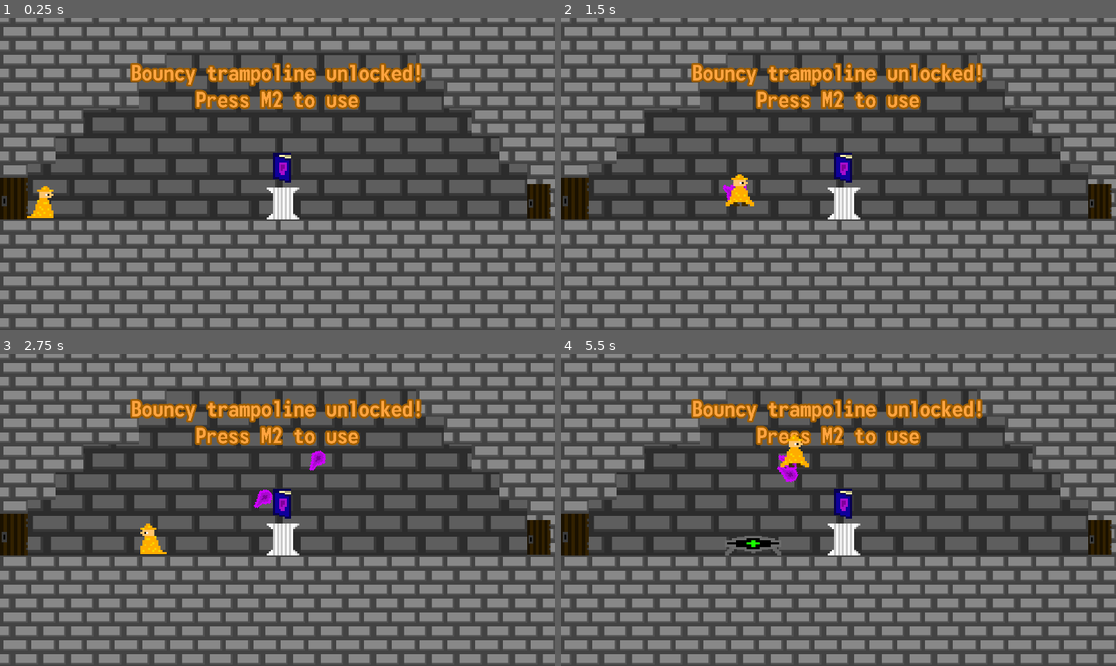
Above: before the commit, frames 1-4 (two rows, left to right).
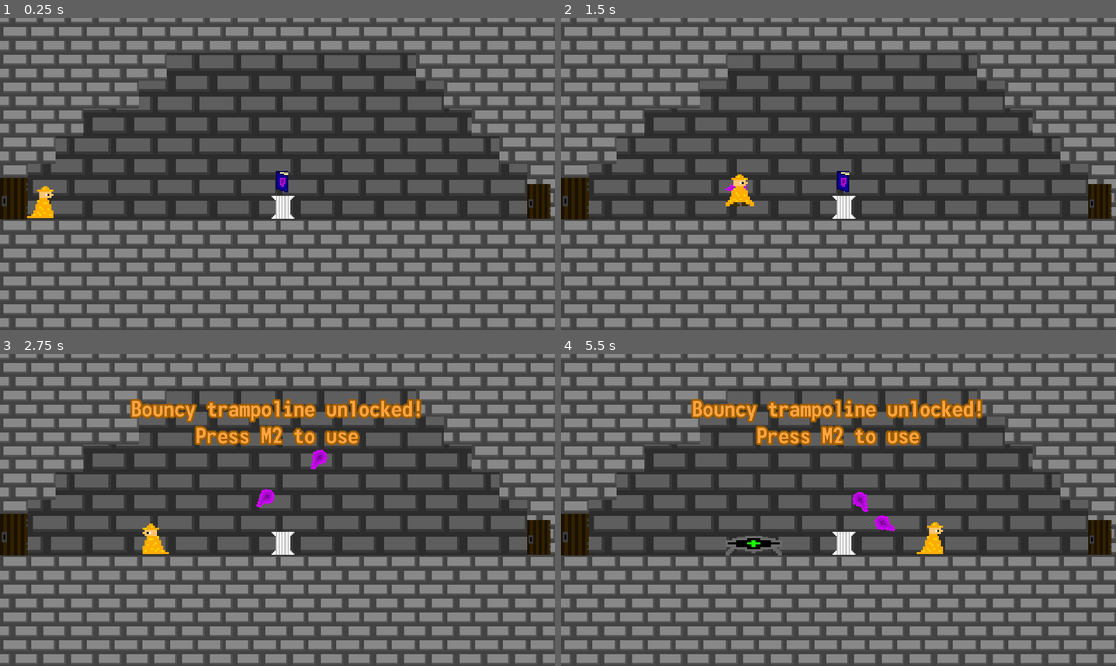
Above: after the commit, the same moments.

Repository: Gplayer128/Bouncemancer
Game: Godot game, scene res://Scenes/level6.tscn
The game is run twice, just before and just after one commit, with the same random seed, the same clock (stepped at 60 frames per second) and the same inputs. This scene is started directly instead of the project's main scene.
Inputs (mouse positions are in pixels of both pictures, inside the frame that each line leads up to):
- Up to frame 1 (0.25 s): no input
- Up to frame 2 (1.5 s): tap M at 0.5, 1.25 s; move the mouse to (960, 158) at 0.52 s; hold 1 (1) 0.53-1.28 s; hold D (right) from 0.53 s (still down); click (960, 158) at 0.67 s; tap Space (jump) at 0.77 s; tap 2 (2) at 0.8, 1.35 s; move the mouse to (727, 189) at 1.27 s
- Up to frame 3 (2.75 s): tap Space (jump) at 1.52 s; tap 1 (1) at 1.55 s; tap M at 2 s; move the mouse to (333, 441) at 2.02 s; release D (right) at 2.03 s; hold A (left) from 2.03 s (still down); hold 1 (1) from 2.03 s (still down); tap 2 (2) at 2.3 s
- Up to frame 4 (5.5 s): tap M at 2.75, 3.5, 4.25 s; move the mouse to (810, 572) at 2.77 s; release A (left) at 2.78 s; release 1 (1) at 2.78 s; hold D (right) 2.78-4.28 s; tap 2 (2) at 2.85, 5.3 s; click (810, 572) at 2.92 s; tap Space (jump) at 3.02, 3.77, 4.52 s; tap 1 (1) at 3.05, 4.55 s; move the mouse to (1005, 556) at 3.52 s; hold 2 (2) 3.53-4.28 s; tap Alt at 3.6 s; move the mouse to (672, 463) at 4.27 s; hold A (left) 4.28-5.03 s; tap Shift at 4.35 s; move the mouse to (866, 510) at 5.02 s; hold D (right) from 5.03 s (still down); hold 1 (1) from 5.03 s (still down); click (866, 510) at 5.17 s

The runs differ from the first frame. In frame 1, 4.1% of the frame differs, in the area x 23-76%, y 14-65%; in frame 2, 4.1%; in frame 3, 0.9%; in frame 4, 1.6%.

Commit message:
m2_impement

Diff:
--- a/Scenes/level1.tscn
+++ b/Scenes/level1.tscn
@@ -1,6 +1,7 @@
 [gd_scene format=4 uid="uid://bhs4xchw0kadu"]
 
 [ext_resource type="Texture2D" uid="uid://bnwj8oeif0gl" path="res://Assets/brick_wall.png" id="1_c5erv"]
+[ext_resource type="Script" uid="uid://cf4ppmat8gics" path="res://Scenes/level_1.gd" id="1_jgkgd"]
 [ext_resource type="Texture2D" uid="uid://cs8jsqkevcvtg" path="res://Assets/cracked_brick.png" id="2_didp7"]
 [ext_resource type="Texture2D" uid="uid://crf8dt0sdv0jh" path="res://Assets/background.png" id="2_lyd6k"]
 [ext_resource type="Texture2D" uid="uid://c7550o7buqgpy" path="res://Assets/door.png" id="3_didp7"]
@@ -51,6 +52,7 @@
 [sub_resource type="Theme" id="Theme_bs12r"]
 
 [node name="level1" type="Node2D" unique_id=490043751]
+script = ExtResource("1_jgkgd")
 
 [node name="Node" type="Node" parent="." unique_id=1489354867]
 
--- a/Scenes/level5.tscn
+++ b/Scenes/level5.tscn
@@ -66,7 +66,7 @@
 [sub_resource type="RectangleShape2D" id="RectangleShape2D_eknwm"]
 size = Vector2(6, 16)
 
-[node name="level1" type="Node2D" unique_id=490043751]
+[node name="level2" type="Node2D" unique_id=490043751]
 position = Vector2(0, -263)
 
 [node name="Node" type="Node" parent="." unique_id=1489354867]
@@ -87,7 +87,7 @@
 z_index = 100
 position = Vector2(143, 344)
 
-[node name="TileMapLayer" type="TileMapLayer" parent="Node" unique_id=320689719]
+[node name="TileMapLayer" type="TileMapLayer" parent="Node" unique_id=320689719 groups=["WALLS"]]
 position = Vector2(0, -263)
 scale = Vector2(6, 6)
 tile_map_data = PackedByteArray("AAAAAAIABQAAAAAAAAAAAAMABQAAAAAAAAAAAAQABQAAAAAAAAAAAAUABQAAAAAAAAAAAAcABQAAAAAAAAAAAA …(2528 unchanged characters)…
@@ -104,6 +104,7 @@
 z_index = 4096
 position = Vector2(1819.9999, 904)
 rotation = 0.0
+next_scene = "res://Scenes/level6.tscn"
 
 [node name="StaticBody2D" type="StaticBody2D" parent="." unique_id=2072758631]
 script = ExtResource("10_o74cx")
--- a/Scenes/level6.tscn
+++ b/Scenes/level6.tscn
@@ -8,7 +8,6 @@
 [ext_resource type="Texture2D" uid="uid://crf8dt0sdv0jh" path="res://Assets/background.png" id="6_q8la5"]
 [ext_resource type="PackedScene" uid="uid://bh4inugiarp1c" path="res://level_exit.tscn" id="7_25f8e"]
 [ext_resource type="Script" uid="uid://dsv2n80y0fmdq" path="res://Scenes/static_body_2d.gd" id="8_ypqhe"]
-[ext_resource type="Script" uid="uid://dmldcg6au7f34" path="res://Scenes/key.gd" id="10_h7yc4"]
 [ext_resource type="Texture2D" uid="uid://1qqelcr5i8yl" path="res://Assets/pillar.png" id="10_tw4yl"]
 [ext_resource type="FontFile" uid="uid://dfxpq7tb1n75" path="res://Assets/monofonto/monofonto rg.otf" id="11_k6lm4"]
 [ext_resource type="Texture2D" uid="uid://ck6m2edj775r2" path="res://Assets/tome.png" id="12_hkip3"]
@@ -59,14 +58,14 @@
 sources/1 = SubResource("TileSetAtlasSource_ng020")
 
 [sub_resource type="RectangleShape2D" id="RectangleShape2D_aqodw"]
-size = Vector2(113, 112)
+size = Vector2(77, 82)
 
 [sub_resource type="RectangleShape2D" id="RectangleShape2D_5jbms"]
 size = Vector2(219, 193)
 
 [sub_resource type="Theme" id="Theme_q8la5"]
 
-[node name="level1" type="Node2D" unique_id=490043751]
+[node name="level2" type="Node2D" unique_id=490043751]
 position = Vector2(0, -263)
 
 [node name="Node" type="Node" parent="." unique_id=1489354867]
@@ -109,23 +108,18 @@
 script = ExtResource("8_ypqhe")
 
 [node name="CollisionShape2D" type="CollisionShape2D" parent="StaticBody2D" unique_id=510245116]
-position = Vector2(978.5, 903)
+position = Vector2(978.5, 918)
 shape = SubResource("RectangleShape2D_aqodw")
 
 [node name="Area2D" type="Area2D" parent="StaticBody2D" unique_id=190833107]
 
 [node name="CollisionShape2D2" type="CollisionShape2D" parent="StaticBody2D/Area2D" unique_id=1456096447]
-position = Vector2(977.5, 862.5)
+position = Vector2(977.5, 864.5)
 shape = SubResource("RectangleShape2D_5jbms")
 
-[node name="Area2D2" type="Area2D" parent="StaticBody2D" unique_id=1384972736]
-position = Vector2(-704, -720)
-scale = Vector2(2, 2)
-script = ExtResource("10_h7yc4")
-
 [node name="Pillar" type="Sprite2D" parent="StaticBody2D" unique_id=2130451833]
-position = Vector2(979.00006, 905)
-scale = Vector2(7, 7)
+position = Vector2(979, 918)
+scale = Vector2(5, 5)
 texture = ExtResource("10_tw4yl")
 
 [node name="Label" type="Label" parent="StaticBody2D" unique_id=296889427]
@@ -145,12 +139,10 @@
 horizontal_alignment = 1
 vertical_alignment = 1
 
-[node name="Tome" type="Sprite2D" parent="." unique_id=1711766542]
-position = Vector2(972.00006, 778)
-scale = Vector2(7, 7)
+[node name="Tome" type="Sprite2D" parent="StaticBody2D" unique_id=1711766542]
+position = Vector2(973.00006, 827)
+scale = Vector2(5, 5)
 texture = ExtResource("12_hkip3")
 
 [connection signal="body_entered" from="StaticBody2D/Area2D" to="StaticBody2D" method="_on_area_2d_body_entered_door"]
 [connection signal="body_entered" from="StaticBody2D/Area2D" to="StaticBody2D" method="_on_area_2d_body_entered"]
-[connection signal="body_entered" from="StaticBody2D/Area2D2" to="StaticBody2D" method="_on_area_2d_body_entered"]
-[connection signal="body_entered" from="StaticBody2D/Area2D2" to="StaticBody2D/Area2D2" method="_on_body_entered"]
--- a/Scenes/static_body_2d.gd
+++ b/Scenes/static_body_2d.gd
@@ -1,8 +1,15 @@
 extends StaticBody2D
+@onready var label: Label = $Label
+@onready var tome: Sprite2D = $Tome
 
-
+func _ready() -> void:
+	label.visible = false
+	tome.visible = true
 
 
 
 func _on_area_2d_body_entered(body: Node2D) -> void:
-	Global.has_m2 = true
+	if body.is_in_group("player"):
+		Global.has_m2 = true
+		label.visible = true
+		tome.visible = false
